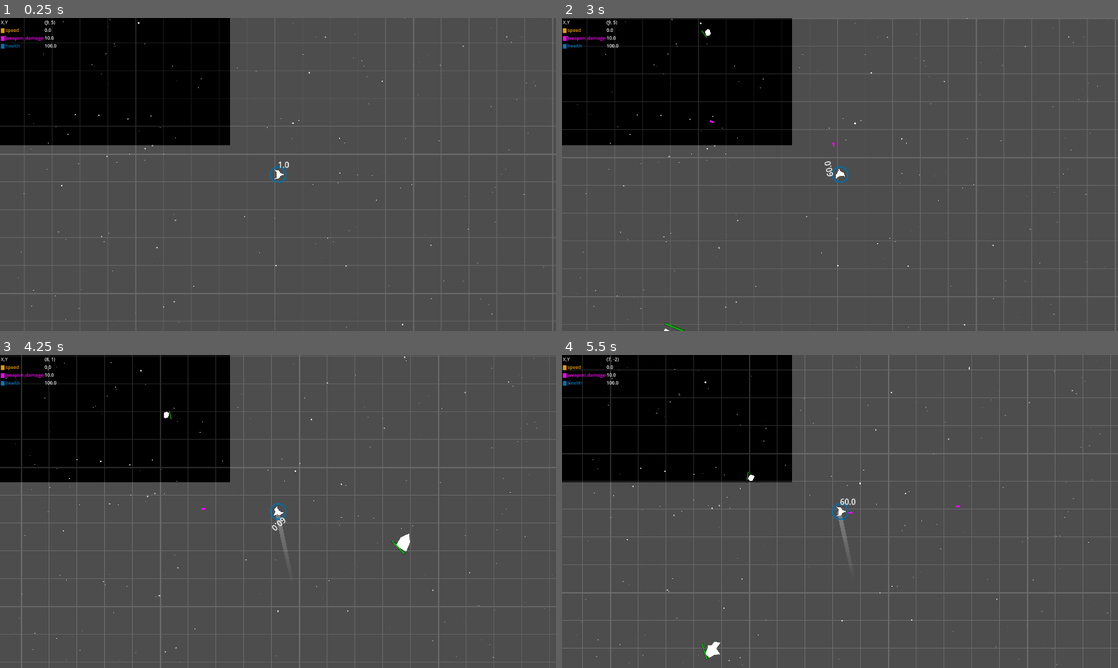
Above: before the commit, frames 1-4 (two rows, left to right).
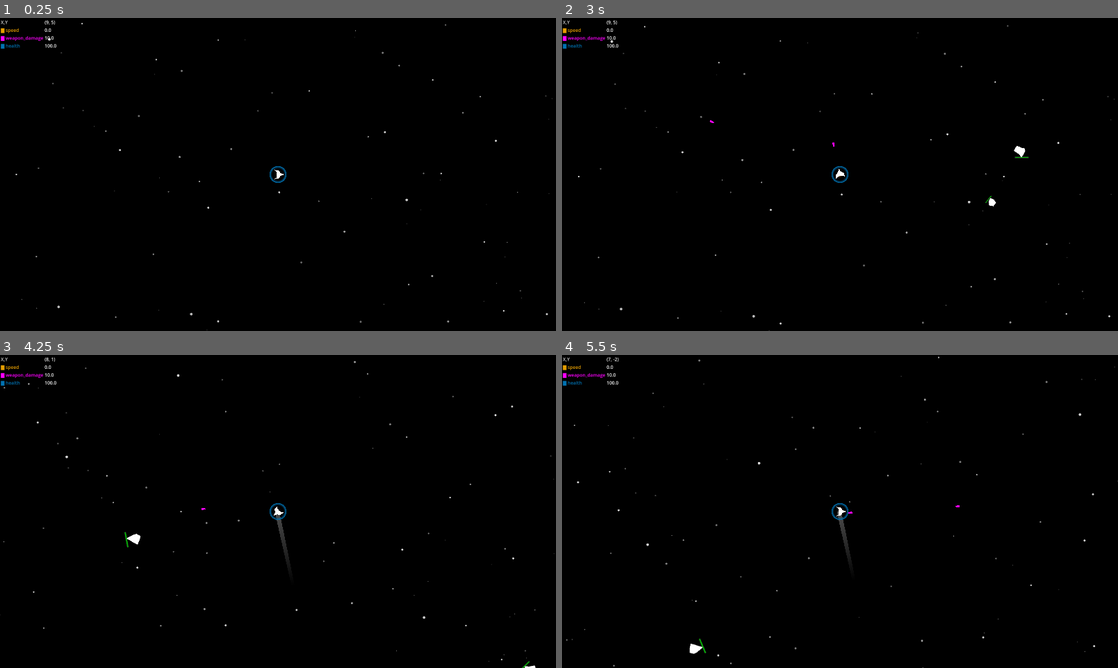
Above: after the commit, the same moments.

Repository: krets/space-octo
Game: Godot game, scene res://scenes/Game.tscn
Two runs of this game, one before a commit and one after it. Both use one fixed random seed, a clock stepped at 60 frames per second and the inputs below.
Inputs:
- Up to frame 1 (0.25 s): no input
- Up to frame 2 (3 s): tap Enter at 0.5 s; hold D (turn_right) 0.53-1.28 s; hold Space (shoot) 0.53-1.28 s; hold S (brake) 1.28-2.03 s; tap Space (shoot) at 1.35, 2.85 s; hold D (turn_right) 2.03-2.78 s; hold Space (shoot) 2.03-2.78 s; hold W (thrust) from 2.78 s (still down)
- Up to frame 3 (4.25 s): release W (thrust) at 3.53 s; hold A (turn_left) from 3.53 s (still down); hold Space (shoot) from 3.53 s (still down)
- Up to frame 4 (5.5 s): release Space (shoot) at 4.28 s; tap Space (shoot) at 4.35 s; release A (turn_left) at 5.03 s; hold S (brake) from 5.03 s (still down); hold Space (shoot) from 5.03 s (still down)

The runs differ from the first frame. In frame 1, 83% of the frame differs, in the area x 0-100%, y 0-100%; in frame 2, 84%; in frame 3, 84%; in frame 4, 84%.

Commit message:
parallax starfield!

Diff:
--- a/scenes/Game.tscn
+++ b/scenes/Game.tscn
@@ -1,10 +1,10 @@
 [gd_scene load_steps=6 format=3 uid="uid://fl2kqgotehqv"]
 
 [ext_resource type="Script" uid="uid://1sg3fatw1k6i" path="res://scripts/game.gd" id="1_78awf"]
-[ext_resource type="PackedScene" uid="uid://cwuun8ra6ut7b" path="res://scenes/starfield.tscn" id="1_cpr0p"]
 [ext_resource type="PackedScene" uid="uid://dqo5pdkg21lrv" path="res://scenes/Player.tscn" id="2_cpr0p"]
 [ext_resource type="PackedScene" uid="uid://dvuv8n1lfcaor" path="res://scenes/grid_test.tscn" id="2_s0nni"]
 [ext_resource type="PackedScene" uid="uid://cha7k347d2gt3" path="res://scenes/hud_stats.tscn" id="3_s0nni"]
+[ext_resource type="PackedScene" uid="uid://ooa46g88c56o" path="res://scenes/starfield_parallax.tscn" id="5_aug50"]
 
 [node name="Game" type="Node2D"]
 script = ExtResource("1_78awf")
@@ -12,12 +12,18 @@
 max_asteroids = 150
 
 [node name="GridTest" parent="." instance=ExtResource("2_s0nni")]
+visible = false
 
 [node name="CanvasLayer" type="CanvasLayer" parent="."]
 layer = -1
 
-[node name="ColorRect" type="ColorRect" parent="CanvasLayer"]
-z_index = -2
+[node name="HudStats" parent="CanvasLayer" instance=ExtResource("3_s0nni")]
+
+[node name="CanvasLayer" type="CanvasLayer" parent="CanvasLayer"]
+layer = -128
+
+[node name="ColorRect" type="ColorRect" parent="CanvasLayer/CanvasLayer"]
+z_index = -200
 offset_left = -5.0
 offset_top = -12.0
 offset_right = 1950.0
@@ -26,13 +32,7 @@
 size_flags_vertical = 4
 color = Color(0, 0, 0, 1)
 
-[node name="Starfield" parent="CanvasLayer" instance=ExtResource("1_cpr0p")]
-z_index = -1
-star_count = 200
-minor_grid_color = Color(0.3, 0.3, 0.3, 0)
-major_grid_color = Color(0.4, 0.4, 0.4, 0)
-
-[node name="HudStats" parent="CanvasLayer" instance=ExtResource("3_s0nni")]
+[node name="StarfieldParallax" parent="CanvasLayer" instance=ExtResource("5_aug50")]
 
 [node name="Player" parent="." instance=ExtResource("2_cpr0p")]
 unique_name_in_owner = true
--- a/scenes/Player.tscn
+++ b/scenes/Player.tscn
@@ -413,6 +413,7 @@
 }
 
 [node name="Fps" parent="." instance=ExtResource("6_cw2d6")]
+visible = false
 position = Vector2(1.69407e-21, -55)
 scale = Vector2(1.7, 1.77778)
 
--- /dev/null
+++ b/scenes/starfield_parallax.tscn
@@ -0,0 +1,62 @@
+[gd_scene load_steps=6 format=3 uid="uid://ooa46g88c56o"]
+
+[ext_resource type="Texture2D" uid="uid://h0fjykk3b0ff" path="res://images/starfield_far.png" id="1_fbvpv"]
+[ext_resource type="Texture2D" uid="uid://bsoewm5m0t683" path="res://images/starfield_background.png" id="1_sbtec"]
+[ext_resource type="Texture2D" uid="uid://138jb0cl1vpf" path="res://images/starfield_mid.png" id="2_sbtec"]
+[ext_resource type="Texture2D" uid="uid://cuk0eihcwtq2x" path="res://images/starfield_near.png" id="3_i6t6g"]
+[ext_resource type="Texture2D" uid="uid://btbnq0rqk3fv" path="res://images/starfield_nearest.png" id="5_i6t6g"]
+
+[node name="StarfieldParallax" type="ParallaxBackground"]
+
+[node name="CanvasLayer" type="CanvasLayer" parent="."]
+
+[node name="ColorRect" type="ColorRect" parent="CanvasLayer"]
+offset_left = 960.0
+offset_top = 540.0
+offset_right = 960.0
+offset_bottom = 540.0
+scale = Vector2(23.56, 11.16)
+size_flags_horizontal = 4
+size_flags_vertical = 4
+color = Color(0.215763, 0.0365593, 0.0268556, 1)
+
+[node name="Parallax2D" type="Parallax2D" parent="."]
+
+[node name="BG" type="ParallaxLayer" parent="."]
+motion_scale = Vector2(0.1, 0.1)
+motion_mirroring = Vector2(3840, 3840)
+
+[node name="Sprite2D" type="Sprite2D" parent="BG"]
+texture = ExtResource("1_sbtec")
+centered = false
+
+[node name="Far" type="ParallaxLayer" parent="."]
+motion_scale = Vector2(0.2, 0.2)
+motion_mirroring = Vector2(3840, 3840)
+
+[node name="Sprite2D" type="Sprite2D" parent="Far"]
+texture = ExtResource("1_fbvpv")
+centered = false
+
+[node name="Mid" type="ParallaxLayer" parent="."]
+motion_scale = Vector2(0.3, 0.3)
+motion_mirroring = Vector2(3840, 3840)
+
+[node name="Sprite2D" type="Sprite2D" parent="Mid"]
+texture = ExtResource("2_sbtec")
+centered = false
+
+[node name="Near" type="ParallaxLayer" parent="."]
+motion_scale = Vector2(0.7, 0.7)
+motion_mirroring = Vector2(3840, 3840)
+
+[node name="Sprite2D" type="Sprite2D" parent="Near"]
+texture = ExtResource("3_i6t6g")
+centered = false
+
+[node name="Nearest" type="ParallaxLayer" parent="."]
+motion_mirroring = Vector2(3840, 3840)
+
+[node name="Sprite2D" type="Sprite2D" parent="Nearest"]
+texture = ExtResource("5_i6t6g")
+centered = false
--- a/scripts/game.gd
+++ b/scripts/game.gd
@@ -5,7 +5,7 @@
 
 func _ready() -> void:
 	var size = get_viewport().size
-	$CanvasLayer/ColorRect.size = size
+	$CanvasLayer/CanvasLayer/ColorRect.size = size
 	print(ColorPalette.new().colors)
 
 func _on_asteroid_spawner_timeout() -> void:
Binary file added: images/starfield_background.png
Not shown, added: images/starfield_background.png.import
Binary file added: images/starfield_far.png
Not shown, added: images/starfield_far.png.import
Binary file added: images/starfield_mid.png
Not shown, added: images/starfield_mid.png.import
Binary file added: images/starfield_near.png
Not shown, added: images/starfield_near.png.import
Binary file added: images/starfield_nearest.png
Not shown, added: images/starfield_nearest.png.import
